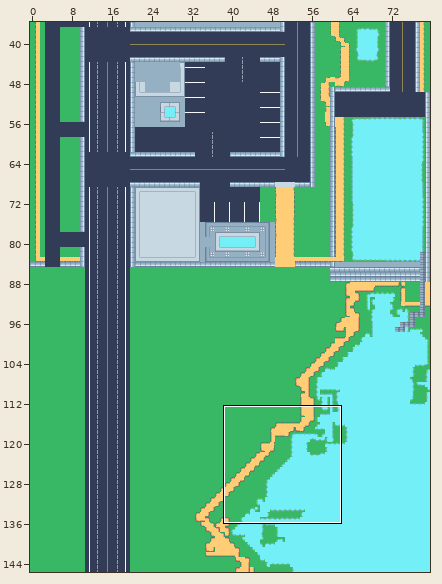
An edit to a level. Tiled map, test_map.tmx. Above: a wide view before the commit, with the close-up outlined.
Close-up. Before the commit:
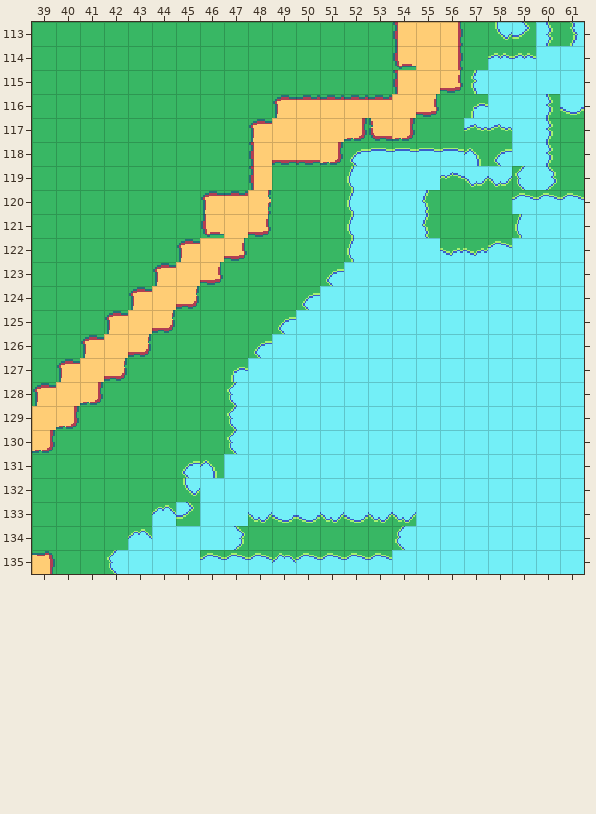
Cells are 16x16 px. Shown: x 39..61, y 113..135. The commit also changed other parts of the map, which this record leaves out. The old version is drawn lined up with the new one.
After:
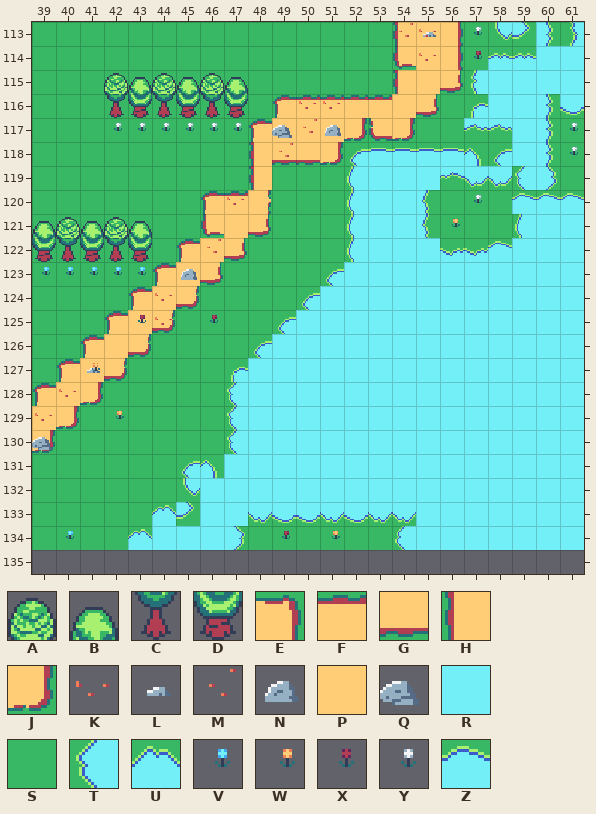
Key: from "tileset": A 2072, B 2074, C 2136, D 2138, E 3086 turned 90, F 3088, G 3088 turned 180, H 3088 turned 270, J 3090 turned 90, K 3092, L 3093, M 3156, N 3157, P 3216, Q 3221, R 3267, S 3269, T 3329, U 3337 turned 270, V 3397, W 3398, X 3461, Y 3462, Z 3589 turned 180.
_ is an empty cell, # one hidden under a higher layer.
Tiles of an added or newly shown layer are drawn over the layers below it.
Edits made:
{"change": "map size 80x165 -> 80x135 cells"}
{"where": "layer \"Background\""}
{"y":116,"x":50,"old":"FF","new":"##"}
{"y":135,"x":39,"old":"ESSTRRRZZZUZZZZRRRRRRRR","new":"_______________________"}
{"where": "layer \"Roads\" (now shown)"}
{"y":113,"x":54,"old":"__","new":"HP"}
{"y":114,"x":55,"old":"_","new":"P"}
{"y":116,"x":50,"old":"__","new":"FF"}
{"y":117,"x":49,"old":"___","new":"PPP"}
{"y":118,"x":49,"old":"_","new":"G"}
{"y":120,"x":47,"old":"_","new":"F"}
{"y":122,"x":46,"old":"_","new":"P"}
{"y":123,"x":45,"old":"_","new":"P"}
{"y":124,"x":44,"old":"_","new":"P"}
{"y":125,"x":43,"old":"_","new":"P"}
{"y":127,"x":41,"old":"_","new":"P"}
{"y":128,"x":40,"old":"_","new":"P"}
{"y":129,"x":39,"old":"_","new":"P"}
{"y":130,"x":39,"old":"_","new":"J"}
{"y":134,"x":40,"old":"_","new":"S"}
{"where": "layer \"Trees/Infra\" (now shown)"}
{"y":115,"x":42,"old":"______","new":"ABABAB"}
{"y":116,"x":42,"old":"______","new":"CDCDCD"}
{"y":121,"x":39,"old":"_____","new":"BABAB"}
{"y":122,"x":39,"old":"_____","new":"DCDCD"}
{"where": "layer \"Rocks\" (added)"}
{"y":113,"x":55,"old":"_","new":"L"}
{"y":117,"x":49,"old":"_","new":"Q"}
{"y":117,"x":51,"old":"_","new":"N"}
{"y":123,"x":45,"old":"_","new":"N"}
{"y":127,"x":41,"old":"_","new":"L"}
{"y":130,"x":39,"old":"_","new":"Q"}
{"where": "layer \"Flowers\" (added)"}
{"y":113,"x":54,"old":"__","new":"MK"}
{"y":113,"x":57,"old":"_","new":"Y"}
{"y":114,"x":55,"old":"_","new":"K"}
{"y":114,"x":57,"old":"_","new":"X"}
{"y":116,"x":50,"old":"__","new":"KK"}
{"y":117,"x":42,"old":"______","new":"YYYYYY"}
{"y":117,"x":50,"old":"_","new":"M"}
{"y":117,"x":61,"old":"_","new":"Y"}
{"y":118,"x":49,"old":"_","new":"M"}
{"y":118,"x":61,"old":"_","new":"Y"}
{"y":120,"x":47,"old":"_","new":"K"}
{"y":120,"x":57,"old":"_","new":"Y"}
{"y":121,"x":56,"old":"_","new":"W"}
{"y":122,"x":46,"old":"_","new":"M"}
{"y":123,"x":39,"old":"_____","new":"VVVVV"}
{"y":124,"x":44,"old":"_","new":"K"}
{"y":125,"x":43,"old":"__","new":"XK"}
{"y":125,"x":46,"old":"_","new":"X"}
{"y":127,"x":41,"old":"_","new":"W"}
{"y":128,"x":40,"old":"_","new":"K"}
{"y":129,"x":39,"old":"_","new":"K"}
{"y":129,"x":42,"old":"_","new":"W"}
{"y":134,"x":40,"old":"_","new":"V"}
{"y":134,"x":49,"old":"_","new":"X"}
{"y":134,"x":51,"old":"_","new":"W"}
